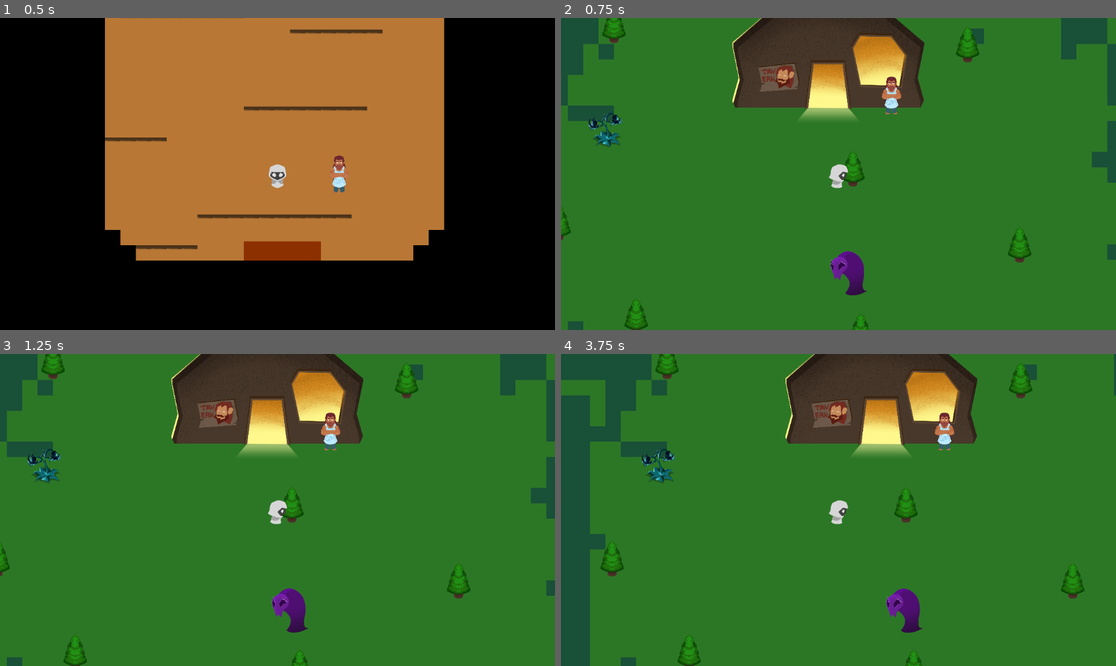
Above: before the commit, frames 1-4 (two rows, left to right).
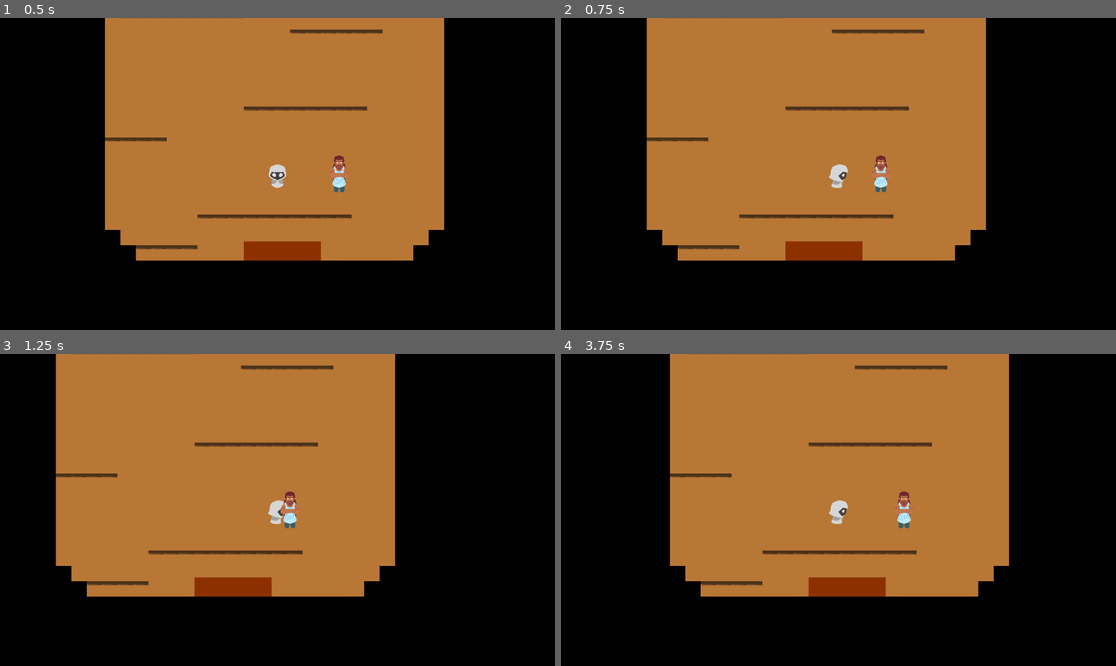
Above: after the commit, the same moments.

Repository: MeiZhen42/LightsEnd
Game: Godot game, scene res://scenes/empty_inside.tscn
Same seed, same stepped clock (60 frames per second), same inputs: the game is played once before the commit and once after it. This scene is started directly instead of the project's main scene. Sound files missing from this copy of the repository are replaced by a short silence.
Inputs (mouse positions are in pixels of both pictures, inside the frame that each line leads up to):
- Up to frame 1 (0.5 s): no input
- Up to frame 2 (0.75 s): tap Enter (ui_accept) at 0.5 s; move the mouse to (960, 158) at 0.52 s; hold Right (ui_right) from 0.53 s (still down); hold Enter (ui_accept) from 0.53 s (still down)
- Up to frame 3 (1.25 s): keep holding Right (ui_right); keep holding Enter (ui_accept)
- Up to frame 4 (3.75 s): move the mouse to (727, 525) at 1.27 s; release Enter (ui_accept) at 1.28 s; tap Q (q) at 1.35, 3.6 s; tap Enter (ui_accept) at 1.52, 1.55, 1.82, 2.75 s; release Right (ui_right) at 2 s; click (788, 460) at 2.02 s; move the mouse to (894, 441) at 2.77 s; hold Left (ui_left) 2.78-3.53 s; hold Enter (ui_accept) 2.78-3.53 s; move the mouse to (810, 572) at 3.52 s; hold Right (ui_right) from 3.53 s (still down)

Frame 1 is identical in both runs. In frame 2, 99% of the frame differs, in the area x 0-100%, y 0-100%; in frame 3, 99%; in frame 4, 99%.

Commit message:
Moved audio scripts and re-fixed leaving tavern

Diff:
--- a/CurrentVersion/scenes/empty_inside.tscn
+++ b/CurrentVersion/scenes/empty_inside.tscn
@@ -6,7 +6,7 @@
 [ext_resource type="AudioStream" uid="uid://psa12l2wcngb" path="res://audio/footsteps/Wood_1.wav" id="3_mnlj4"]
 [ext_resource type="AudioStream" uid="uid://b8d6dkrieo3ww" path="res://audio/Tavern (Light's End Official Score).mp3" id="6_wu24l"]
 [ext_resource type="PackedScene" uid="uid://c0mexgvswyv5p" path="res://scenes/fixed_npc_text.tscn" id="7_2y7hm"]
-[ext_resource type="Script" path="res://scenes/loop.gd" id="7_p1elx"]
+[ext_resource type="Script" path="res://scripts/audio/loop.gd" id="7_p1elx"]
 
 [sub_resource type="TileSetAtlasSource" id="TileSetAtlasSource_n6ue3"]
 texture = ExtResource("1_skepn")
@@ -32,6 +32,7 @@
 
 [node name="Area2D" type="Area2D" parent="."]
 z_index = 1
+collision_mask = 2
 script = ExtResource("2_q2rum")
 
 [node name="CollisionShape2D" type="CollisionShape2D" parent="Area2D"]
@@ -63,6 +64,7 @@
 stream = ExtResource("6_wu24l")
 volume_db = -10.0
 script = ExtResource("7_p1elx")
+
 [node name="StaticBody2D" type="StaticBody2D" parent="."]
 z_index = 1
 y_sort_enabled = true
--- a/CurrentVersion/scenes/outside.tscn
+++ b/CurrentVersion/scenes/outside.tscn
@@ -18,7 +18,7 @@
 [ext_resource type="Texture2D" uid="uid://dr6fqprm5m7ia" path="res://objects/Tavern2.png" id="10_gtwls"]
 [ext_resource type="AudioStream" uid="uid://rq6jthda5qi7" path="res://audio/footsteps/Grass_1.wav" id="12_dhaad"]
 [ext_resource type="Texture2D" uid="uid://gw88ixbun1xd" path="res://objects/DarkTree.png" id="15_eouhm"]
-[ext_resource type="Script" path="res://scenes/loop.gd" id="18_mc8ml"]
+[ext_resource type="Script" path="res://scripts/audio/loop.gd" id="18_mc8ml"]
 [ext_resource type="AudioStream" uid="uid://b151tv2g7l8qk" path="res://audio/Forest (Light's End Official Score).mp3" id="18_yguyn"]
 [ext_resource type="PackedScene" uid="uid://dwi36con8k2mh" path="res://scenes/Enemy.tscn" id="21_aqr7g"]
 [ext_resource type="Script" path="res://scripts/RoamArea.gd" id="22_hot4k"]
Renamed: CurrentVersion/scenes/areasounds.gd -> CurrentVersion/scripts/audio/areasounds.gd
Renamed: CurrentVersion/scenes/loop.gd -> CurrentVersion/scripts/audio/loop.gd
